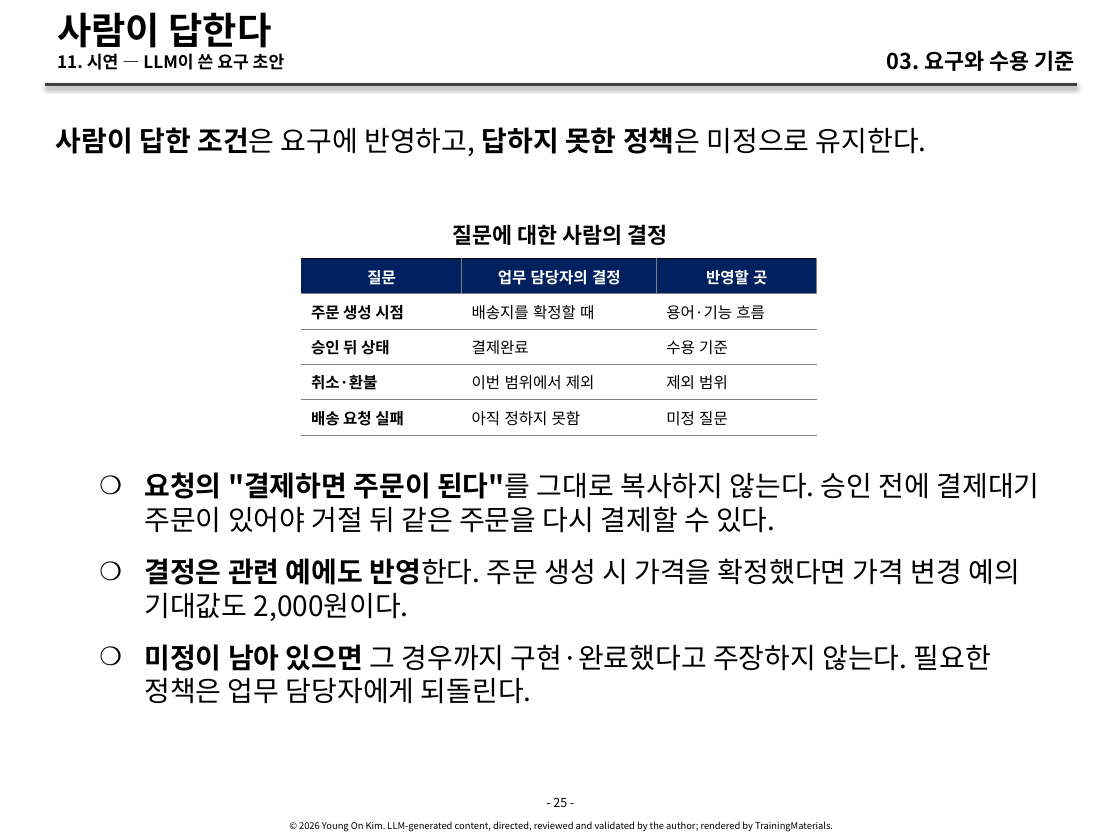
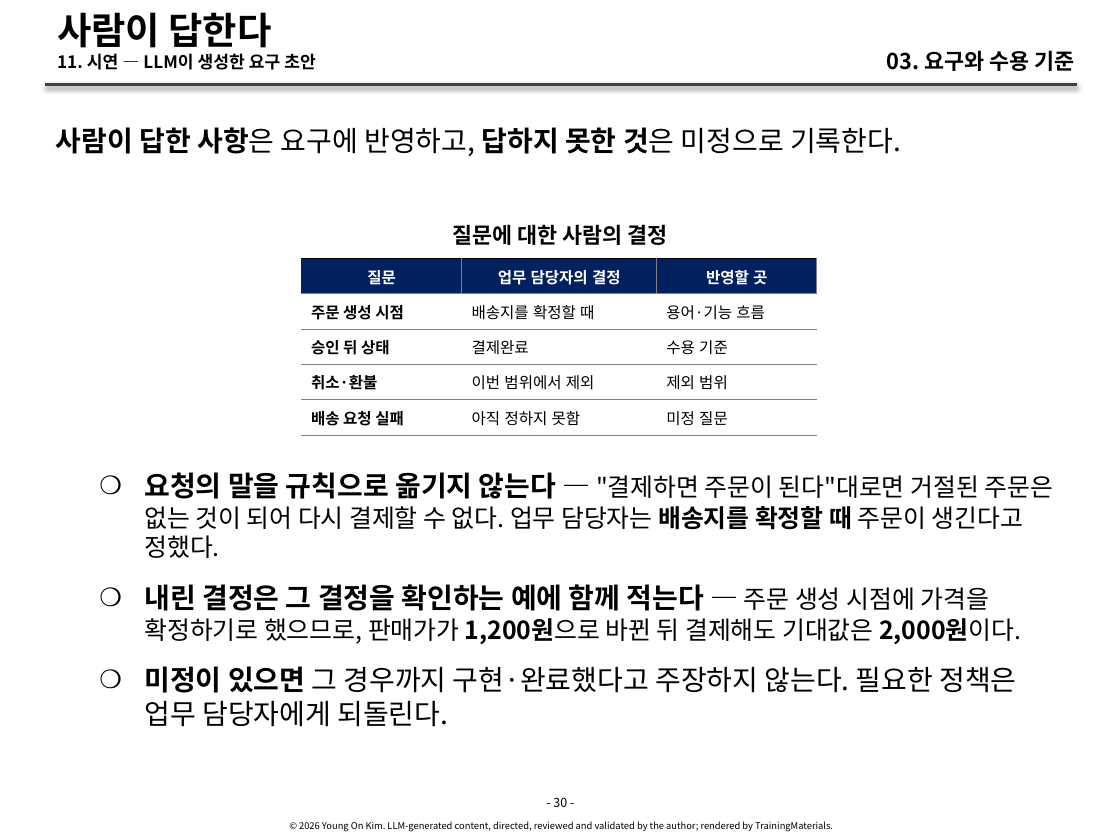
Before and after one commit to YoungSan77/TrainingMaterials, a slide deck: slide 30 of courses/ai-native/sessions/s03.pptx (slide 25 before the commit). Drawn at 1120x840 pixels with LibreOffice and Linux fonts; fonts in the diff are those of the drawing. Boxes give left, top, right and bottom in pixels: in the first picture for what was removed or moved away, otherwise in the second. Text is boxed around its words. In the diff, an @@ line names an element or a change of style, - is before the commit and + after.

```diff
--- a/courses/ai-native/sessions/s03.pptx
+++ b/courses/ai-native/sessions/s03.pptx
@@ title at [57, 53, 316, 70]: text changed @@
-11. 시연 — LLM이 쓴 요구 초안
+11. 시연 — LLM이 생성한 요구 초안
@@ text at [56, 127, 901, 156]: text changed @@
-사람이 답한 조건은 요구에 반영하고, 답하지 못한 정책은 미정으로 유지한다.
+사람이 답한 사항은 요구에 반영하고, 답하지 못한 것은 미정으로 기록한다.
@@ table: place and size @@
-table at [301, 259, 816, 734]
+table at [301, 259, 816, 435]
@@ text at [144, 472, 1053, 727]: text changed; size 18 to 16 pt @@
-    ❍ 요청의 "결제하면 주문이 된다"를 그대로 복사하지 않는다. 승인 전에 결제대기 주문이 있어야 거절 뒤 같은 주문을 다시 결제할 수 있다.
-    ❍ 결정은 관련 예에도 반영한다. 주문 생성 시 가격을 확정했다면 가격 변경 예의 기대값도 2,000원이다.
-    ❍ 미정이 남아 있으면 그 경우까지 구현·완료했다고 주장하지 않는다. 필요한 정책은 업무 담당자에게 되돌린다.
+    ❍ 요청의 말을 규칙으로 옮기지 않는다 — "결제하면 주문이 된다"대로면 거절된 주문은 없는 것이 되어 다시 결제할 수 없다. 업무 담당자는 배송지를 확정할 때 주문이 생긴다고 정했다.
+    ❍ 내린 결정은 그 결정을 확인하는 예에 함께 적는다 — 주문 생성 시점에 가격을 확정하기로 했으므로, 판매가가 1,200원으로 바뀐 뒤 결제해도 기대값은 2,000원이다.
+    ❍ 미정이 있으면 그 경우까지 구현·완료했다고 주장하지 않는다. 필요한 정책은 업무 담당자에게 되돌린다.
@@ text at [553, 797, 567, 807]: text changed @@
-- 25 -
+- 30 -
```
Also in this commit, not shown: 30 other slides changed, 5 slides added, 29 other files.
